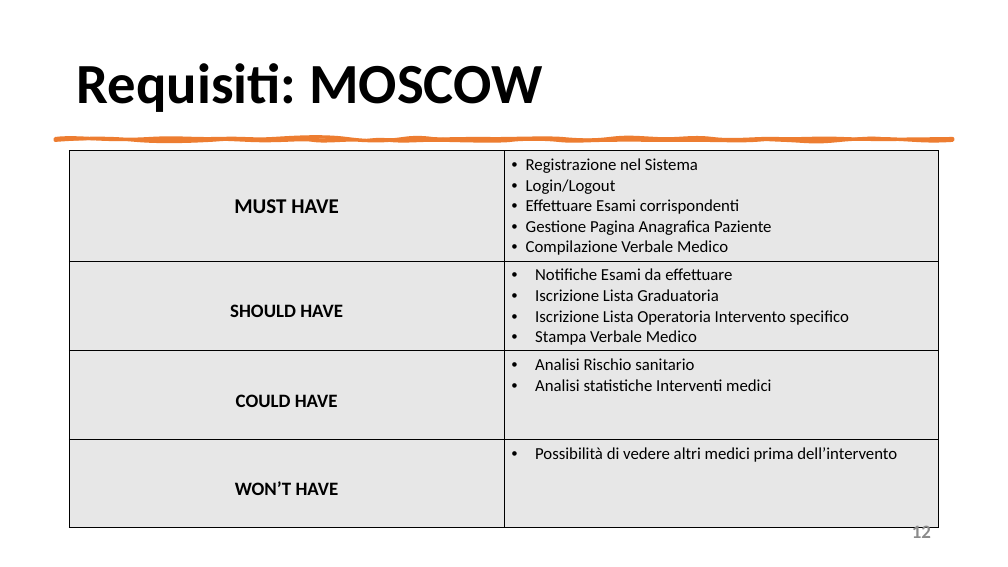
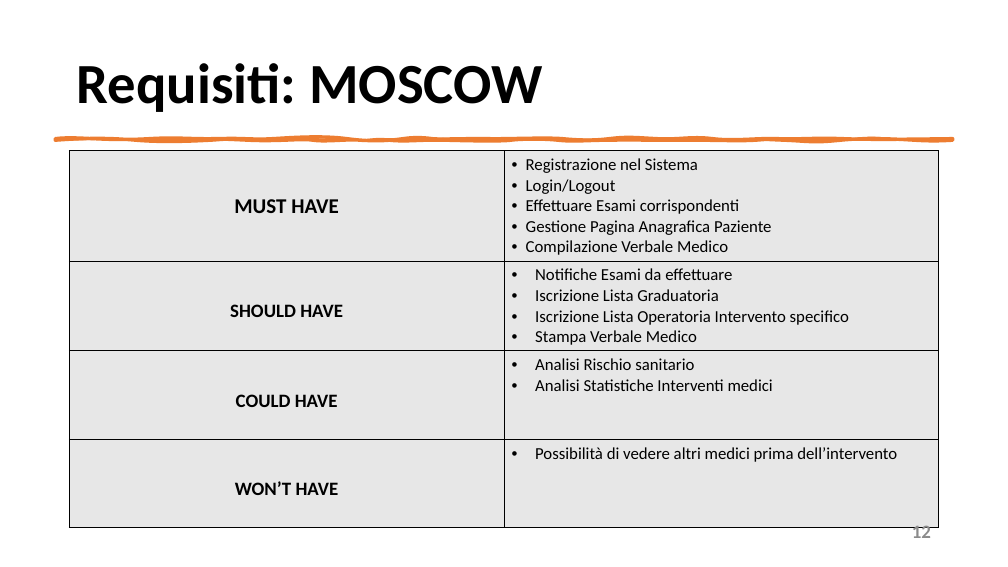
Before and after one commit to mangilimatteo/Progetto_Ingegneria_Software_Cattaneo_Mangili_Saini, a slide deck: slide 12 of Presentazione/Presentazione_Progetto.pptx. Drawn at 1008x567 pixels with LibreOffice and Linux fonts; fonts in the diff are those of the drawing. Boxes give left, top, right and bottom in pixels: in the first picture for what was removed or moved away, otherwise in the second. Text is boxed around its words. In the diff, an @@ line names an element or a change of style, - is before the commit and + after.

```diff
--- a/Presentazione/Presentazione_Progetto.pptx
+++ b/Presentazione/Presentazione_Progetto.pptx
@@ table at (70,151,939,525) @@
-row 3, column 2: Analisi Rischio sanitario / Analisi statistiche Interventi medici
+row 3, column 2: Analisi Rischio sanitario / Analisi Statistiche Interventi medici
```
Also in this commit, not shown: 2 other slides changed.
